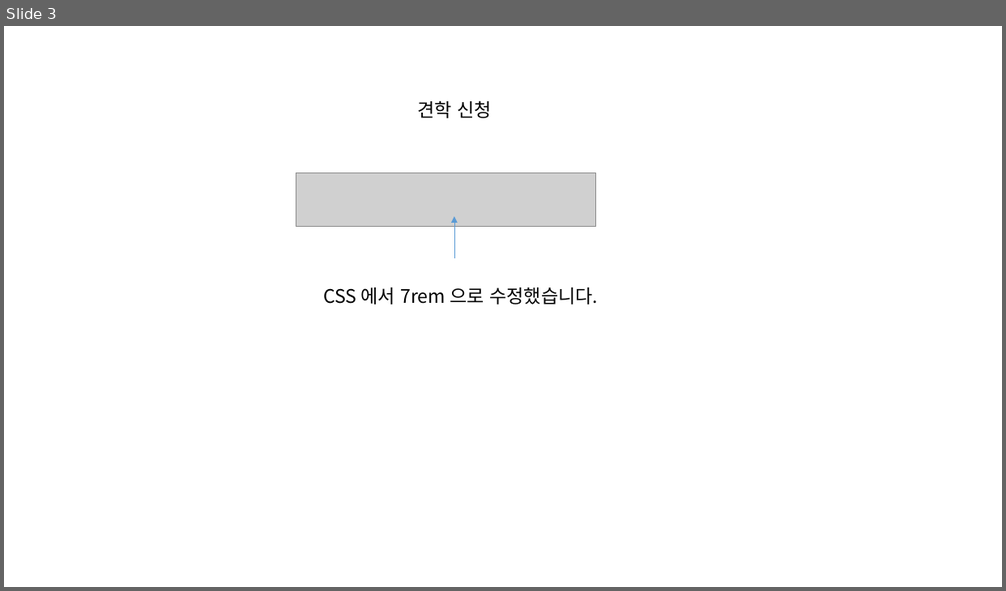
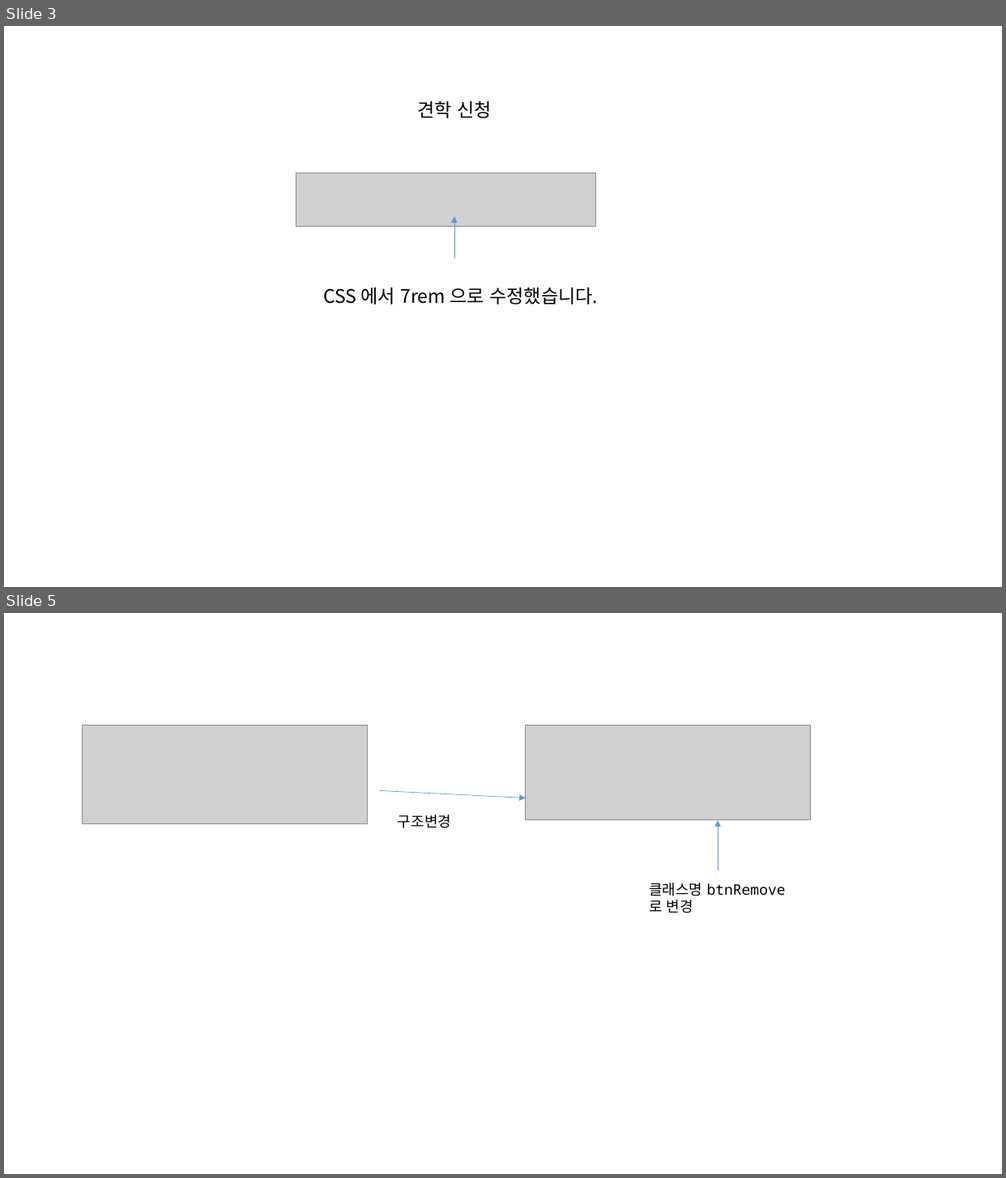
Before and after one commit to jeoungGyy/sejong, a slide deck: ppt/05-12.pptx. Shown one above the other, each under a label of ours: slide 3 before the commit, slides 3 and 5 after it; the slides between them are not shown. The pictures are 1006x591 and 1006x1178 pixels, drawn with LibreOffice and Linux fonts; fonts in the diff are those of the drawing; grey boxes stand for pictures. Boxes give left, top, right and bottom in pixels: in the first picture for what was removed or moved away, otherwise in the second. Text is boxed around its words. In the diff, an @@ line names an element or a change of style, - is before the commit and + after.

Commit message:
UI-SJN-02-001U 로 변경

```diff
--- a/ppt/05-12.pptx
+++ b/ppt/05-12.pptx
@@ slide 5 added at [4,613,1002,1174], background #FFFFFF @@
@@ picture added at [82,726,367,824] @@
@@ picture added at [526,726,810,820] @@
@@ arrow added from (380, 791) to (526, 798), #5B9BD5 0.5 pt @@
@@ text added at [398,815,451,828], 14 pt, text #000000 @@
+구조변경
@@ arrow added from (718, 871) to (718, 820), #5B9BD5 0.5 pt @@
@@ text added at [649,883,786,914], 14 pt, text #000000 @@
+클래스명 btnRemove
+로 변경
```
Also in this commit, not shown: 1 slide changed, 1 other slide added, 2 slides removed, 5 other files.
